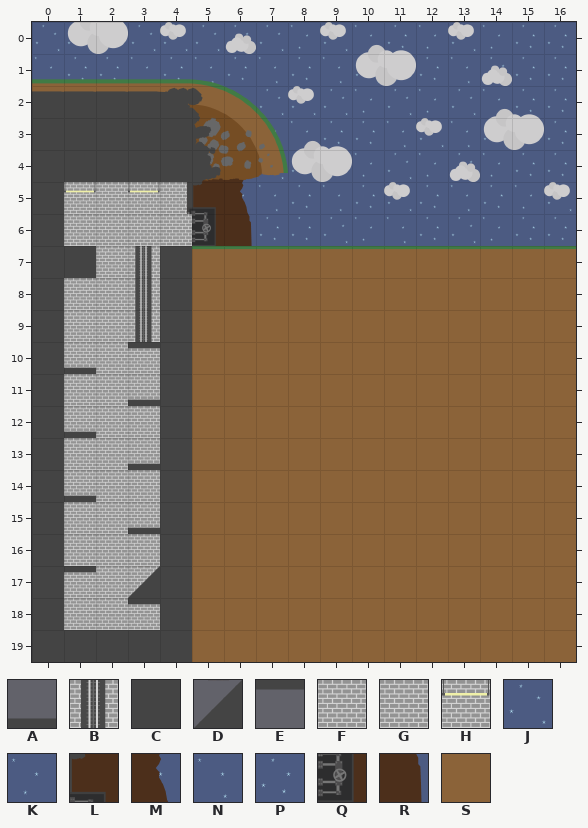
Two versions of a level (Tiled map, Maze Escape/Level_7.tmx). This is how it looked before the edit.
Cells are 100x100 px. Shown: x 0..16, y 0..19.
Key: from "ElementsTiles-01-01": A 10, B 11, C 13, D 16, E 23, F 26, G 27, H 28; from "elementsFin-02": J 30, K 31, L 35, M 36, N 37, P 39, Q 43, R 44, S 46.
_ is an empty cell, # one hidden under a higher layer.
Layer "Fond" before, first column x 0:
 5 #HGHGLMNPNP
 6 #FFFFQRPPJK
 7 ##FB#######
 8 #FFB#######
 9 #FFB#######
10 #FFF#######
11 #FFF#######
12 #FFF#######
13 #FFF#######
14 #FFF#######
15 #FFF#######
16 #FFF#######
17 #FFF#######
18 #FFF#######
19 ###########
Layer "Solide" before, first column x 0:
 8 C___CSSSSSS
 9 C___CSSSSSS
10 CA_ECSSSSSS
11 C__ACSSSSSS
12 CA__CSSSSSS
13 C__ACSSSSSS
14 CA__CSSSSSS
15 C__ACSSSSSS
16 C___CSSSSSS
17 CE_DCSSSSSS
18 C__ECSSSSSS
19 CCCCCSSSSSS
New version:
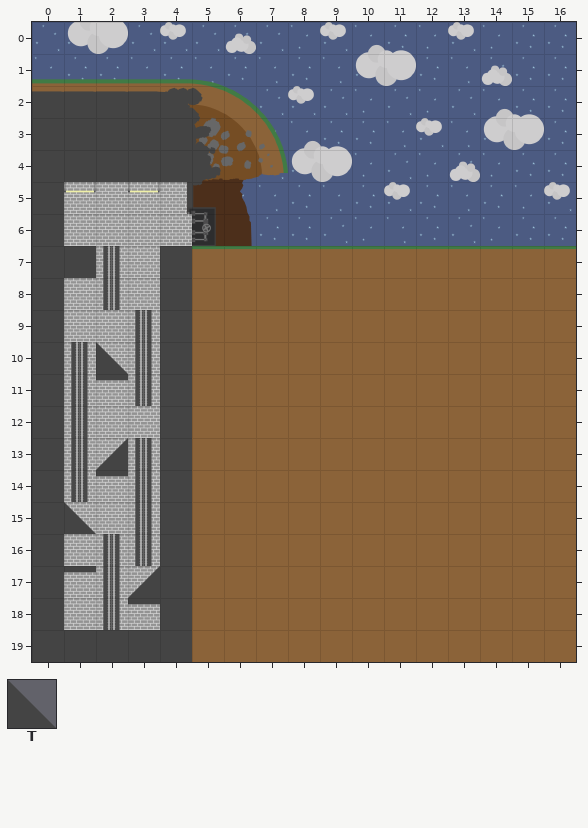
Further tiles: from "ElementsTiles-01-01": T 15.
What changed:
Layer "Fond":
Tile F gives way to tile B in rows 7 to 8 at x 2; in rows 10 to 11 at x 1 and 3; in row 12 at x 1; in rows 13 to 14 at x 1 and 3; in row 15 at x 3; in row 16 at x 2 to 3.
Tile F gives way to tile B in rows 17 to 18 at x 2.
Tile B gives way to tile F in rows 7 to 8 at x 3.
Layer "Solide":
The edit adds tile D in row 13 at x 2.
The edit adds tile E in row 11 at x 2; in row 14 at x 2.
The edit adds tile T in row 10 at x 2; in row 15 at x 1.
The edit erases tile A in row 10 at x 1; in row 11 at x 3; in row 12 at x 1; in row 13 at x 3; in row 14 at x 1; in row 15 at x 3.
The edit erases tile E in row 10 at x 3.
Boxes around the changes in both pictures, in picture pixels (x1, y1, x2, y2):
changed: (103, 246, 152, 310)
changed: (64, 342, 160, 630)
